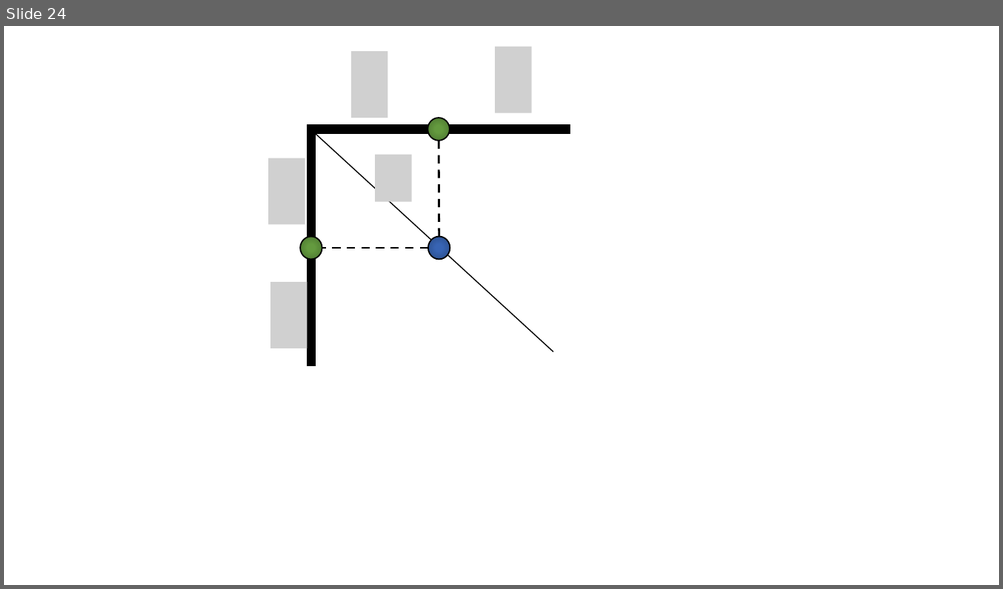
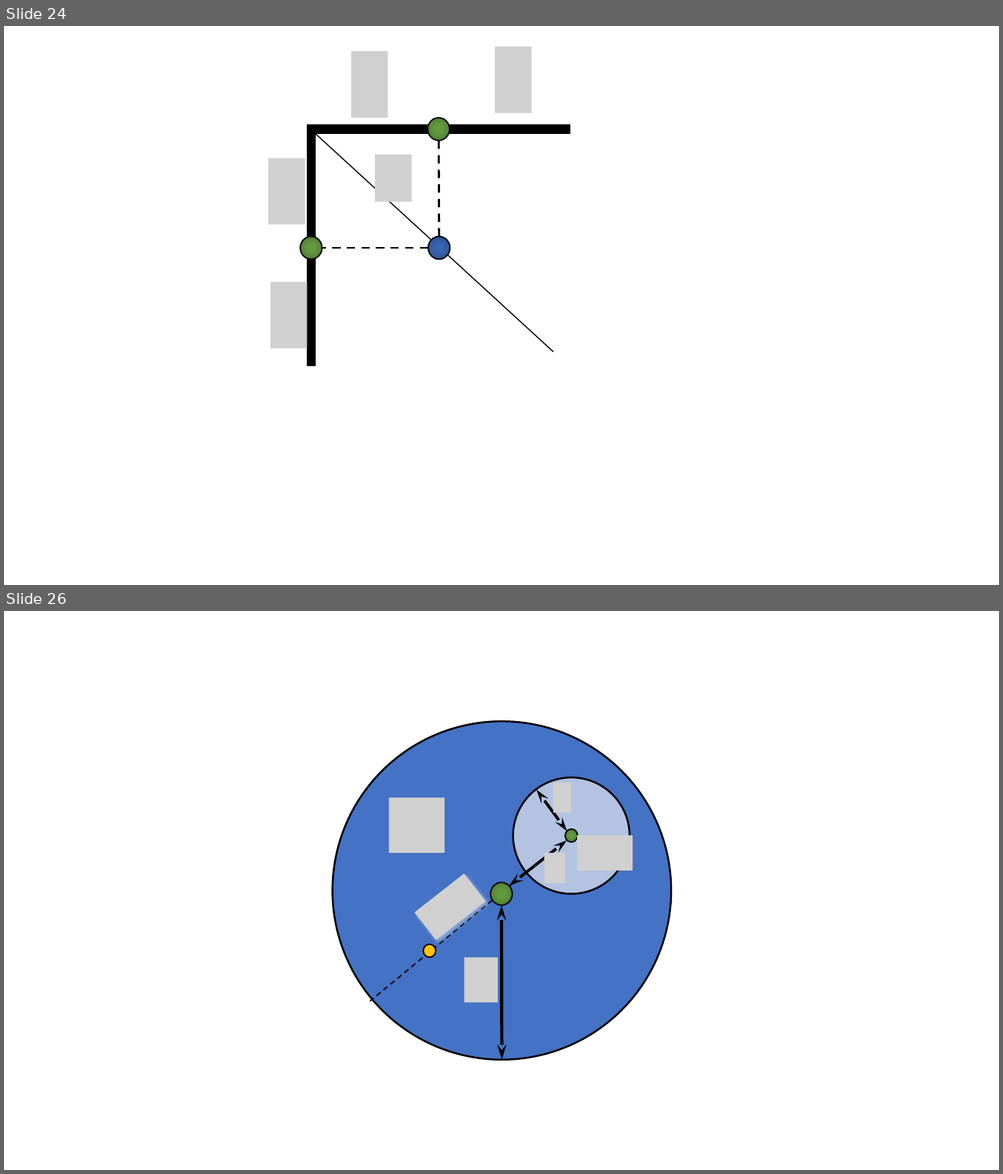
Before and after one commit to savchenko-physics/savchenko-physics.github.io, a slide deck: volunteer/Drawings.pptx. Shown one above the other, each under a label of ours: slide 24 before the commit, slides 24 and 26 after it; the slides between them are not shown. The pictures are 1003x589 and 1003x1174 pixels, drawn with LibreOffice and Linux fonts; fonts in the diff are those of the drawing; grey boxes stand for pictures. Boxes give left, top, right and bottom in pixels: in the first picture for what was removed or moved away, otherwise in the second. Text is boxed around its words. In the diff, an @@ line names an element or a change of style, - is before the commit and + after.

```diff
--- a/volunteer/Drawings.pptx
+++ b/volunteer/Drawings.pptx
@@ slide 26 added at [4, 611, 999, 1170], background #FFFFFF @@
@@ ellipse added at [333, 721, 671, 1060], fill #4472C4, outline #000000 1.75 pt @@
@@ ellipse added at [513, 777, 629, 894], fill #F2F2F2 at 64% opacity, outline #000000 1.75 pt @@
@@ picture added at [553, 783, 571, 812] @@
@@ picture added at [389, 797, 445, 853] @@
@@ double arrow added from (566, 831) to (536, 790), #000000 2.75 pt @@
@@ ellipse added at [565, 829, 578, 843], fill gradient #649A3F to #548235 to #4E7932, outline #000000 1.25 pt @@
@@ double arrow added from (509, 886) to (566, 841), #000000 2.75 pt @@
@@ picture added at [544, 854, 565, 883] @@
@@ picture added at [577, 835, 633, 871] @@
@@ picture added at [415, 874, 486, 940] @@
@@ line added from (513, 883) to (370, 1001), #000000 1.25 pt dashed @@
@@ ellipse added at [490, 883, 512, 906], fill gradient #649A3F to #548235 to #4E7932, outline #000000 1.25 pt @@
@@ double arrow added from (502, 1060) to (502, 906), #000000 3 pt @@
@@ ellipse added at [424, 945, 436, 958], fill #FFC000, outline #000000 1.25 pt @@
@@ picture added at [464, 958, 498, 1003] @@
```
Also in this commit, not shown: 1 other slide added, 7 other files.
